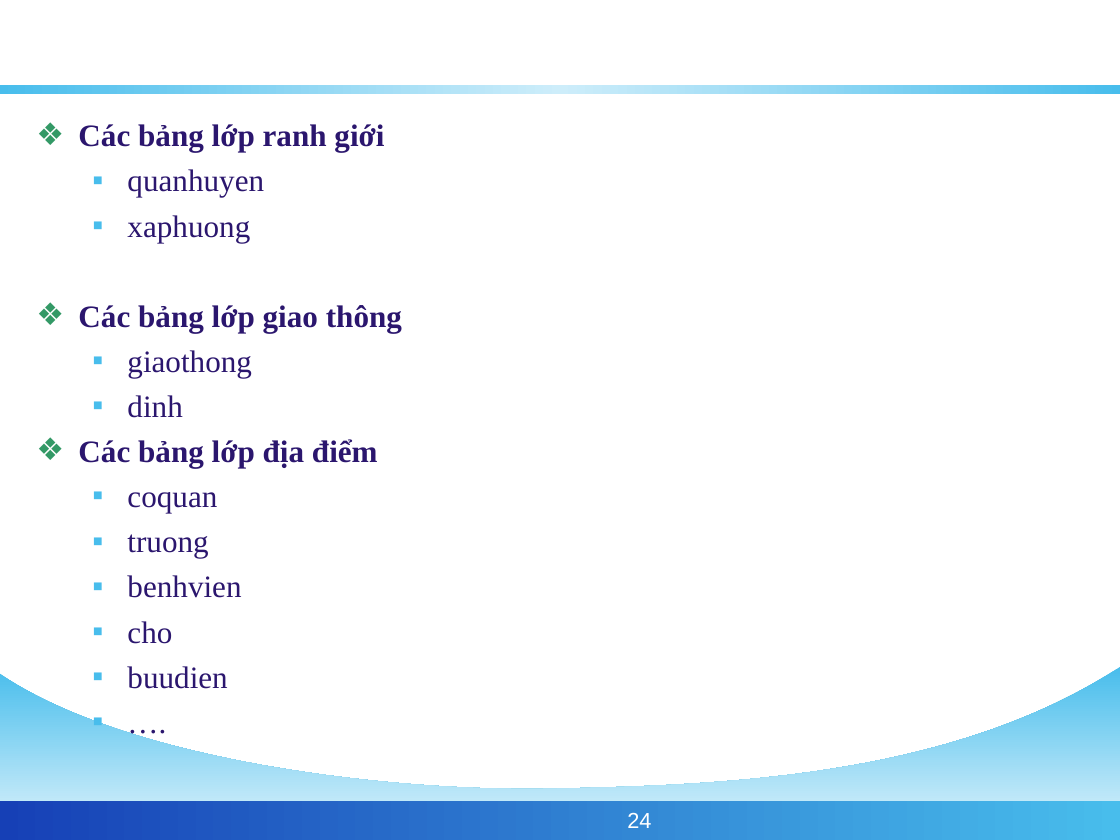
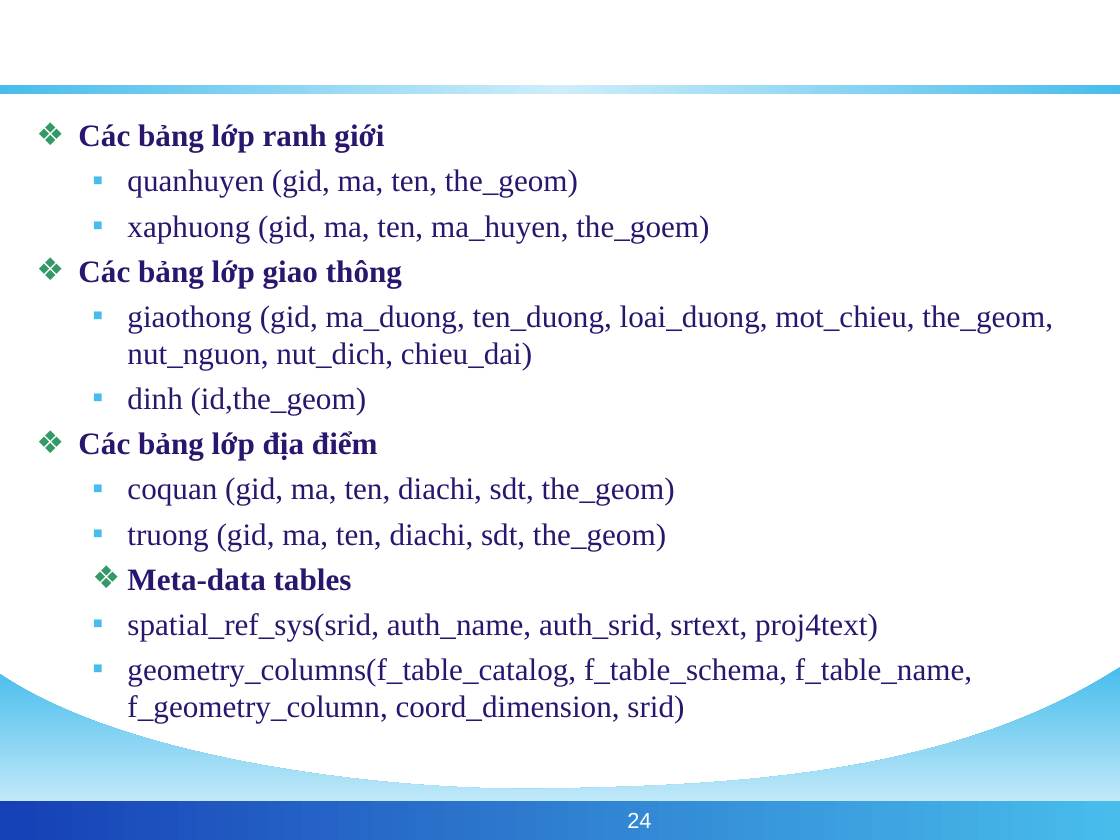
Before and after one commit to phamngsinh/cantho-webgis, a slide deck: slide 24 of Document/Bao Cao/BaoCaoLuanVan.ppt. Drawn at 1120x840 pixels with LibreOffice and Linux fonts; fonts in the diff are those of the drawing; background and template pictures are left out. Boxes give left, top, right and bottom in pixels: in the first picture for what was removed or moved away, otherwise in the second. Text is boxed around its words. In the diff, an @@ line names an element or a change of style, - is before the commit and + after.

```diff
--- a/Document/Bao Cao/BaoCaoLuanVan.ppt
+++ b/Document/Bao Cao/BaoCaoLuanVan.ppt
@@ text at box(127, 169, 709, 242): text changed @@
-  ▪ quanhuyen
-  ▪ xaphuong
+  ▪ quanhuyen (gid, ma, ten, the_geom)
+  ▪ xaphuong (gid, ma, ten, ma_huyen, the_goem)
@@ text at box(127, 305, 1053, 415): text changed @@
-  ▪ giaothong
-  ▪ dinh
+  ▪ giaothong (gid, ma_duong, ten_duong, loai_duong, mot_chieu, the_geom, nut_nguon, nut_dich, chieu_dai)
+  ▪ dinh (id,the_geom)
@@ text at box(127, 477, 972, 723): text changed @@
-  ▪ coquan
-  ▪ truong
-  ▪ benhvien
-  ▪ cho
-  ▪ buudien
-  ▪ ….
+  ▪ coquan (gid, ma, ten, diachi, sdt, the_geom)
+  ▪ truong (gid, ma, ten, diachi, sdt, the_geom)
+  ❖ Meta-data tables
+  ▪ spatial_ref_sys(srid, auth_name, auth_srid, srtext, proj4text)
+  ▪ geometry_columns(f_table_catalog, f_table_schema, f_table_name, f_geometry_column, coord_dimension, srid)
```
Also in this commit, not shown: 1 other slide changed.
